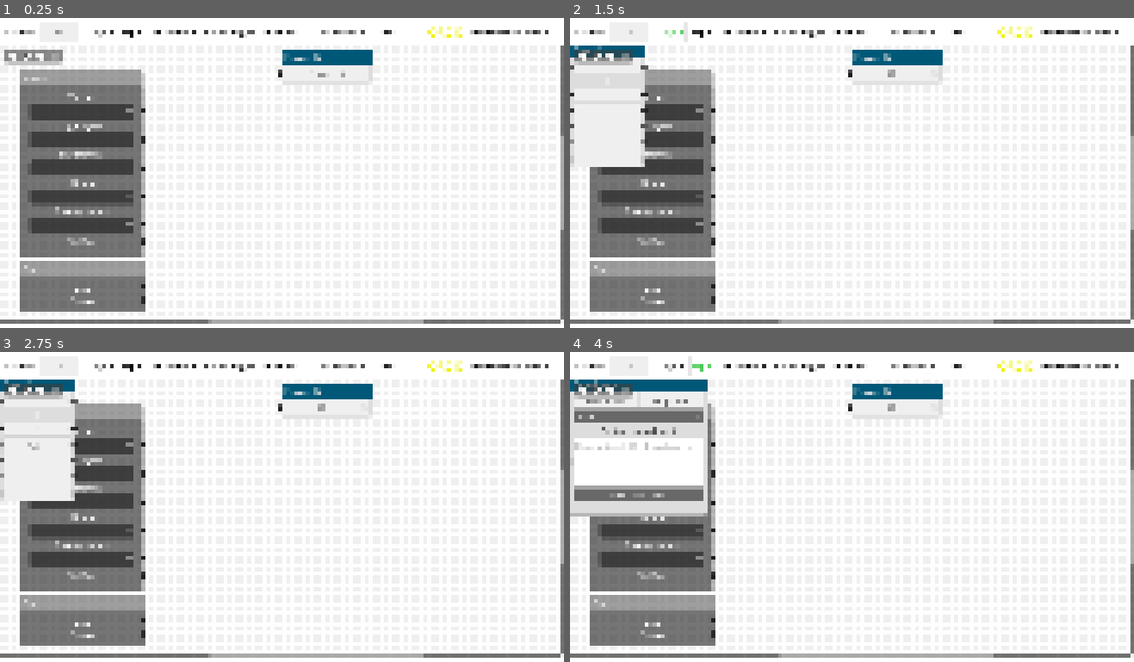
Above: before the commit, frames 1-4 (two rows, left to right).
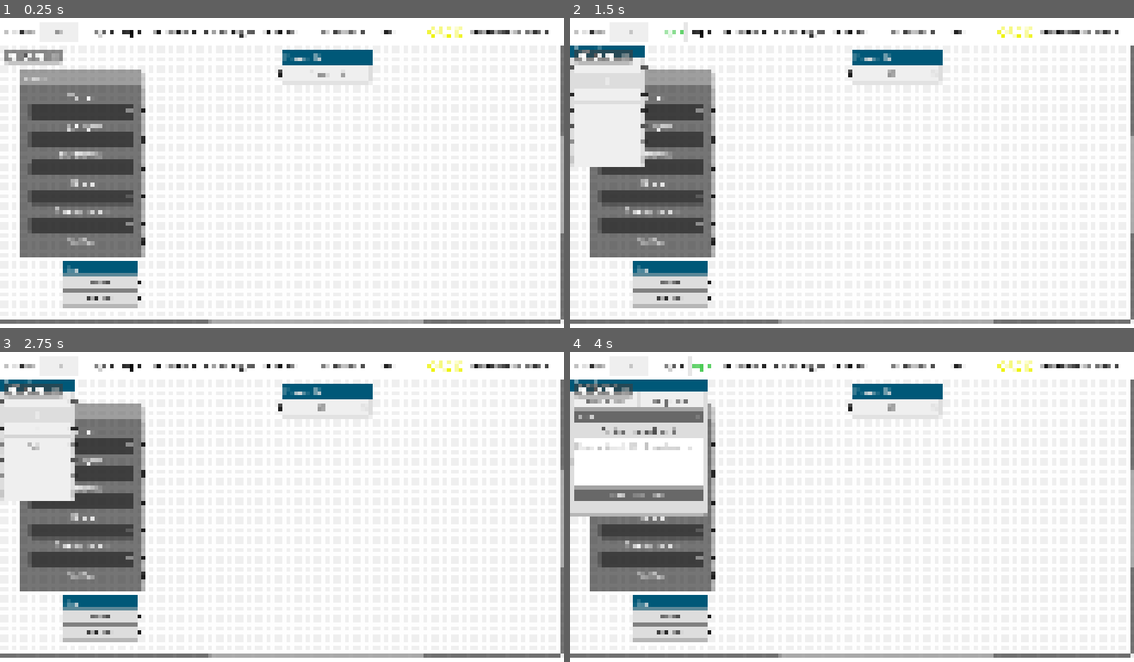
Above: after the commit, the same moments.

Repository: sciple/metadata-app
Game: Godot game, scene res://main.tscn
Same seed, same stepped clock (60 frames per second), same inputs: the game is played once before the commit and once after it.
Inputs (mouse positions are in pixels of both pictures, inside the frame that each line leads up to):
- Up to frame 1 (0.25 s): no input
- Up to frame 2 (1.5 s): click (626, 30) at 0.52 s; type "12" at 0.6 s; click (897, 73) at 0.75 s; type "12" at 0.83 s; click "Cage +" at 1.25 s
- Up to frame 3 (2.75 s): click (39, 401) at 2.02 s; type "12" at 2.1 s; click (39, 429) at 2.25 s; type "12" at 2.33 s; click (39, 445) at 2.48 s; type "12" at 2.57 s
- Up to frame 4 (4 s): click (609, 460) at 2.77 s; type "12" at 2.85 s; click (609, 476) at 3 s; type "12" at 3.08 s; click (609, 494) at 3.23 s; type "12" at 3.32 s; click "Exp +" at 3.5 s

The runs differ from the first frame. In frame 1, 3.5% of the frame differs, in the area x 3-100%, y 68-95%; in frame 2, 3.5%; in frame 3, 3.5%; in frame 4, 3.5%.

Commit message:
update to sex node

Diff:
--- a/main.tscn
+++ b/main.tscn
@@ -3,8 +3,8 @@
 [ext_resource type="Script" path="res://main.gd" id="1_i5265"]
 [ext_resource type="PackedScene" uid="uid://dhysbk4yk0uax" path="res://UI/button.tscn" id="2_iovf6"]
 [ext_resource type="PackedScene" uid="uid://dd51kugvn0abf" path="res://static/mnms.tscn" id="3_wcure"]
+[ext_resource type="PackedScene" uid="uid://dekk1mjqa7kgg" path="res://static/sex_plus.tscn" id="5_ijwid"]
 [ext_resource type="PackedScene" uid="uid://dryeoirtyhc1j" path="res://project/project.tscn" id="6_b43n7"]
-[ext_resource type="PackedScene" uid="uid://birl6tul81nw4" path="res://static/sex.tscn" id="6_hrwq6"]
 
 [sub_resource type="StyleBoxFlat" id="StyleBoxFlat_31b27"]
 bg_color = Color(0.937255, 0.937255, 0.937255, 1)
@@ -149,14 +149,14 @@
 mouse_filter = 1
 position_offset = Vector2(42, 53)
 
-[node name="sex" parent="GraphEdit" instance=ExtResource("6_hrwq6")]
+[node name="sex_plus" parent="GraphEdit" instance=ExtResource("5_ijwid")]
 layout_mode = 0
-offset_left = 43.0
-offset_top = 443.0
-offset_right = 293.0
-offset_bottom = 546.0
+offset_left = 126.0
+offset_top = 446.0
+offset_right = 282.0
+offset_bottom = 535.0
 mouse_filter = 1
-position_offset = Vector2(43, 443)
+position_offset = Vector2(126, 446)
 
 [node name="orcid_container" type="HBoxContainer" parent="."]
 layout_mode = 1
--- /dev/null
+++ b/static/sex_plus.tscn
@@ -0,0 +1,53 @@
+[gd_scene load_steps=2 format=3 uid="uid://dekk1mjqa7kgg"]
+
+[ext_resource type="PackedScene" uid="uid://bnr0tg0ideh1y" path="res://node_element/node_element.tscn" id="1_nw725"]
+
+[node name="sex_plus" instance=ExtResource("1_nw725")]
+offset_right = 156.0
+offset_bottom = 89.0
+draggable = false
+title = "Sex"
+slot/0/left_enabled = false
+slot/0/left_type = 0
+slot/0/left_color = Color(1, 1, 1, 1)
+slot/0/left_icon = null
+slot/0/right_enabled = true
+slot/0/right_type = 0
+slot/0/right_color = Color(0.133333, 0.133333, 0.133333, 1)
+slot/0/right_icon = null
+slot/0/draw_stylebox = true
+slot/1/left_enabled = false
+slot/1/left_type = 0
+slot/1/left_color = Color(1, 1, 1, 1)
+slot/1/left_icon = null
+slot/1/right_enabled = false
+slot/1/right_type = 0
+slot/1/right_color = Color(0.133333, 0.133333, 0.133333, 1)
+slot/1/right_icon = null
+slot/1/draw_stylebox = true
+slot/2/left_enabled = false
+slot/2/left_type = 0
+slot/2/left_color = Color(1, 1, 1, 1)
+slot/2/left_icon = null
+slot/2/right_enabled = true
+slot/2/right_type = 0
+slot/2/right_color = Color(0.133333, 0.133333, 0.133333, 1)
+slot/2/right_icon = null
+slot/2/draw_stylebox = true
+
+[node name="Label" type="Label" parent="." index="1"]
+layout_mode = 2
+theme_override_colors/font_color = Color(0.133333, 0.133333, 0.133333, 1)
+text = "Male"
+horizontal_alignment = 1
+vertical_alignment = 1
+
+[node name="HSeparator" type="HSeparator" parent="." index="2"]
+layout_mode = 2
+
+[node name="Label2" type="Label" parent="." index="3"]
+layout_mode = 2
+theme_override_colors/font_color = Color(0.133333, 0.133333, 0.133333, 1)
+text = "Female"
+horizontal_alignment = 1
+vertical_alignment = 1
